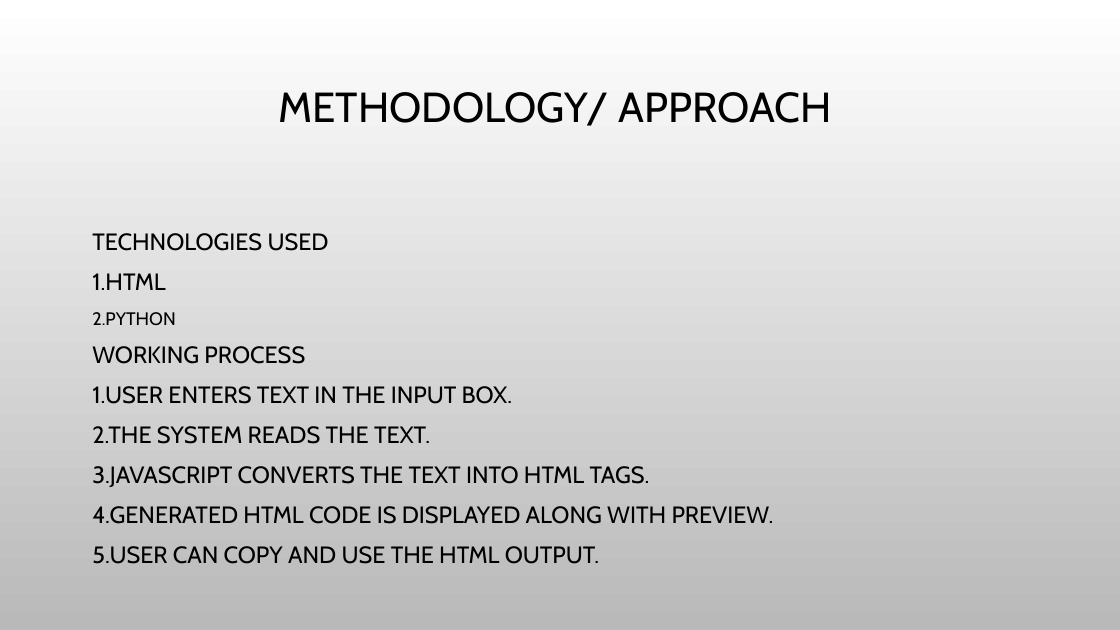
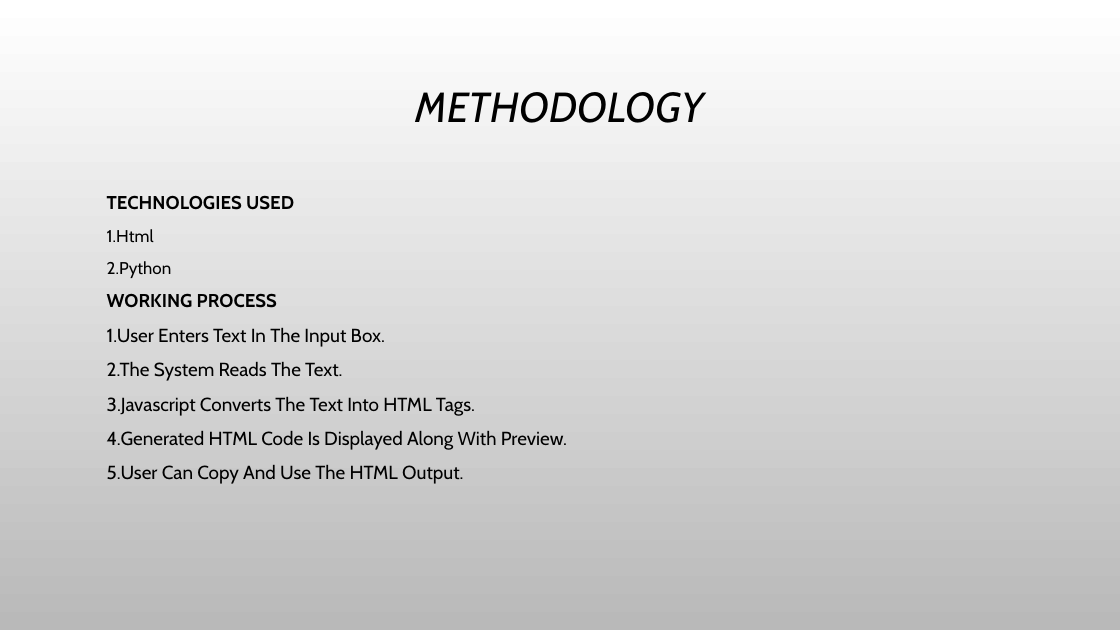
Before and after one commit to Subbara-siddeswari/Text-to-HTML-Generator, a slide deck: slide 5 of Presentation (1).pptx. Drawn at 1120x630 pixels with LibreOffice and Linux fonts; fonts in the diff are those of the drawing; background and template pictures are left out. Boxes give left, top, right and bottom in pixels: in the first picture for what was removed or moved away, otherwise in the second. Text is boxed around its words. In the diff, an @@ line names an element or a change of style, - is before the commit and + after.

```diff
--- a/Presentation (1).pptx
+++ b/Presentation (1).pptx
@@ title at (415, 92, 704, 123): text changed; italic on @@
-METHODOLOGY/ APPROACH
+METHODOLOGY
@@ text at (107, 195, 567, 484): text changed; size 15.5 to 16.2 pt @@
-TECHNOLOGIES USED
-1.HTML
-2.PYTHON
-WORKING PROCESS
-1.USER ENTERS TEXT IN THE INPUT BOX.
-2.THE SYSTEM READS THE TEXT.
-3.JAVASCRIPT CONVERTS THE TEXT INTO HTML TAGS.
-4.GENERATED HTML CODE IS DISPLAYED ALONG WITH PREVIEW.
-5.USER CAN COPY AND USE THE HTML OUTPUT.
+TECHNOLOGIES USED
+1.Html
+2.Python
+WORKING PROCESS
+1.User Enters Text In The Input Box.
+2.The System Reads The Text.
+3.Javascript Converts The Text Into HTML Tags.
+4.Generated HTML Code Is Displayed Along With Preview.
+5.User Can Copy And Use The HTML Output.
```
Also in this commit, not shown: 5 other slides changed, 1 slide added, 1 slide removed.
